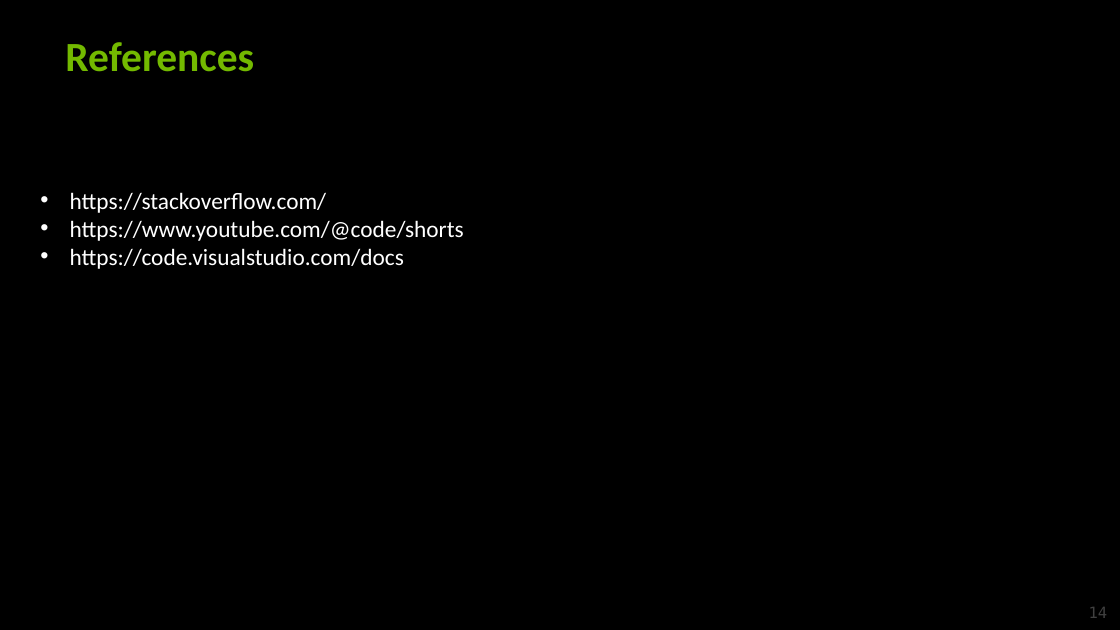
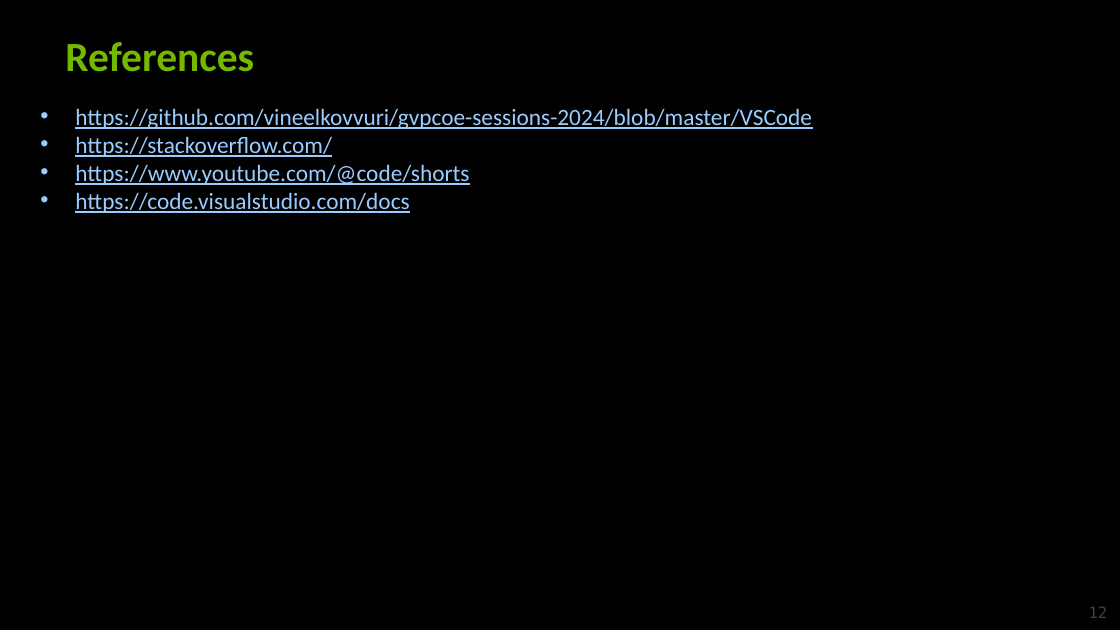
Before and after one commit to vineelkovvuri/edgroom-gvpcoe-sessions-2024, a slide deck: slide 12 of VSCode/VSCode - Take2.pptx (slide 14 before the commit). Drawn at 1120x630 pixels with LibreOffice and Linux fonts; fonts in the diff are those of the drawing; background and template pictures are left out. Boxes give left, top, right and bottom in pixels: in the first picture for what was removed or moved away, otherwise in the second. Text is boxed around its words. In the diff, an @@ line names an element or a change of style, - is before the commit and + after.

```diff
--- a/VSCode/VSCode - Take2.pptx
+++ b/VSCode/VSCode - Take2.pptx
@@ text at [75, 108, 812, 129]: paragraph added @@
+• https://github.com/vineelkovvuri/gvpcoe-sessions-2024/blob/master/VSCode
@@ text at [75, 136, 469, 213]: text colour #FFFFFF to #99CCFF, underline on in "https://stackoverflow.com/", "https://www.youtube.com/@code/shorts", "https://code.visualstudio.com/docs"; indent changed @@
@@ page number at [1089, 607, 1108, 618]: text changed @@
-14
+12
```
Also in this commit, not shown: 7 other slides changed, 1 slide added, 2 slides removed, 27 other files.
